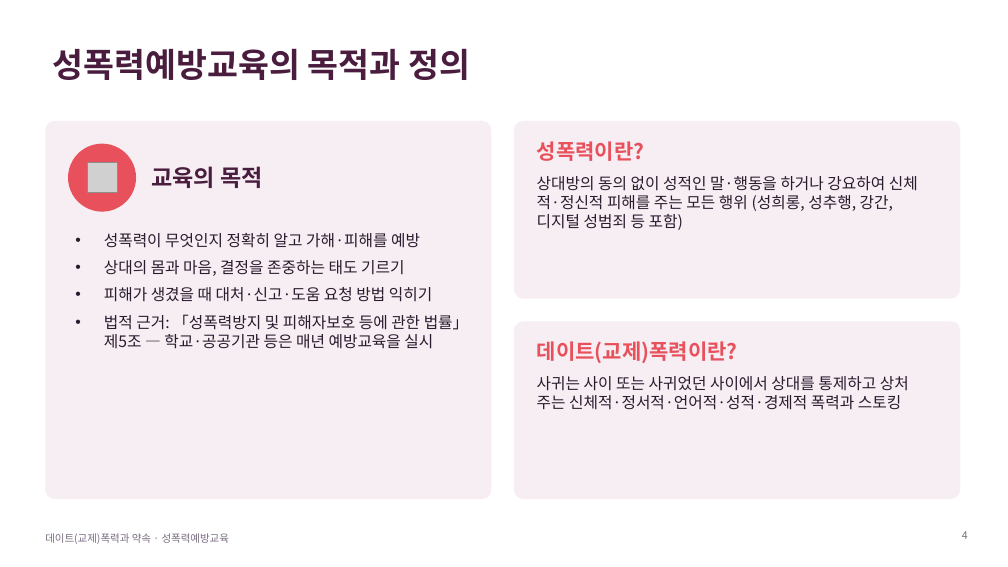
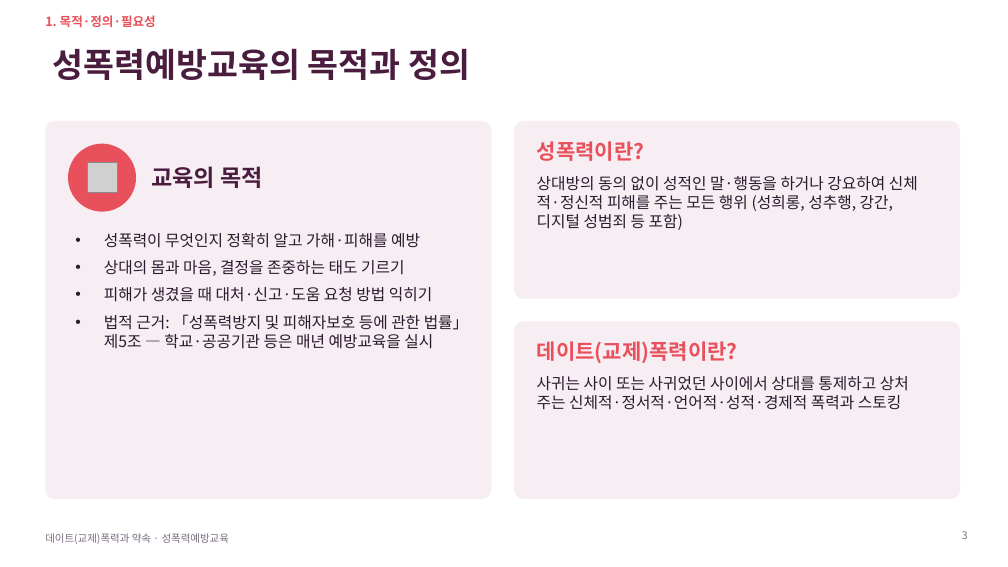
Before and after one commit to ash1234a/security-research-learning, a slide deck: slide 3 of 데이트폭력과_약속.pptx (slide 4 before the commit). Drawn at 1008x567 pixels with LibreOffice and Linux fonts; fonts in the diff are those of the drawing; grey boxes stand for pictures. Boxes give left, top, right and bottom in pixels: in the first picture for what was removed or moved away, otherwise in the second. Text is boxed around its words. In the diff, an @@ line names an element or a change of style, - is before the commit and + after.

```diff
--- a/데이트폭력과_약속.pptx
+++ b/데이트폭력과_약속.pptx
@@ text added at bbox=[45, 15, 156, 27], 12 pt, text #E8505B, bold @@
+1. 목적·정의·필요성
@@ page number at bbox=[962, 531, 968, 539]: text changed @@
-4
+3
```
Also in this commit, not shown: 17 other slides changed, 9 slides added, 8 slides removed.
